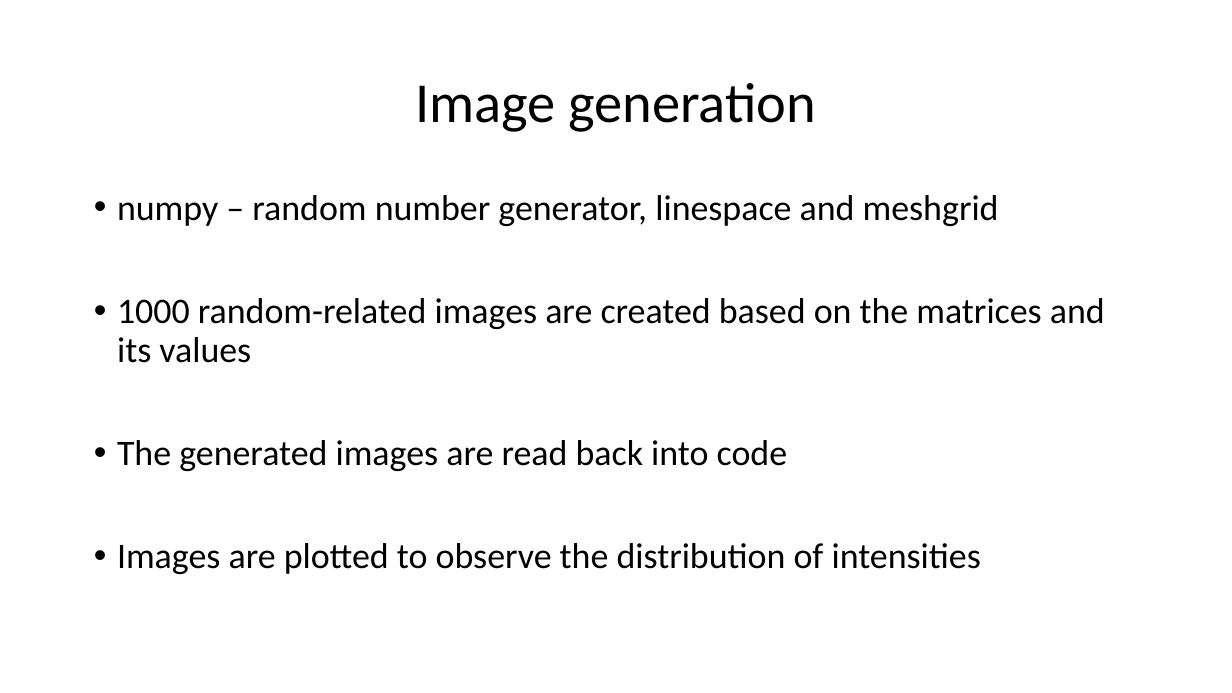
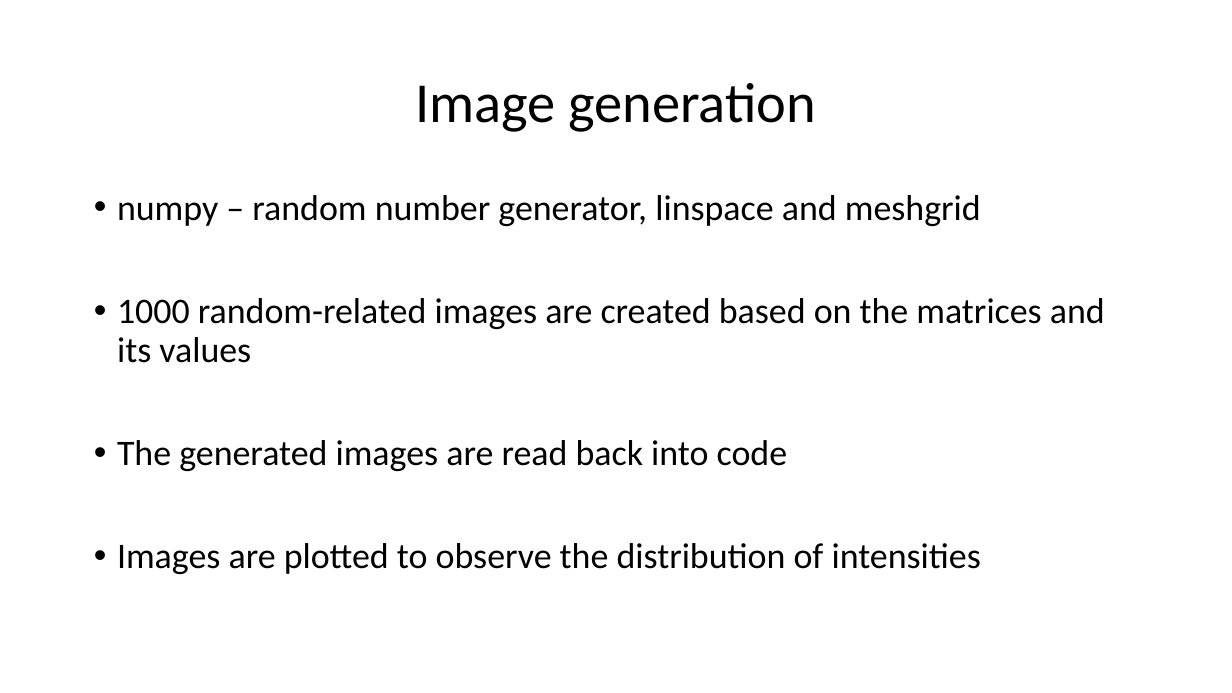
Before and after one commit to nsudhanva/eit, a slide deck: slide 5 of docs/Electrical Impedance Tomography.pptx. Drawn at 1232x693 pixels with LibreOffice and Linux fonts; fonts in the diff are those of the drawing. Boxes give left, top, right and bottom in pixels: in the first picture for what was removed or moved away, otherwise in the second. Text is boxed around its words. In the diff, an @@ line names an element or a change of style, - is before the commit and + after.

```diff
--- a/docs/Electrical Impedance Tomography.pptx
+++ b/docs/Electrical Impedance Tomography.pptx
@@ text at (117,195,981,226): text changed @@
-• numpy – random number generator, linespace and meshgrid
+• numpy – random number generator, linspace and meshgrid
```
Also in this commit, not shown: 1 other slide changed, 1 slide added.
